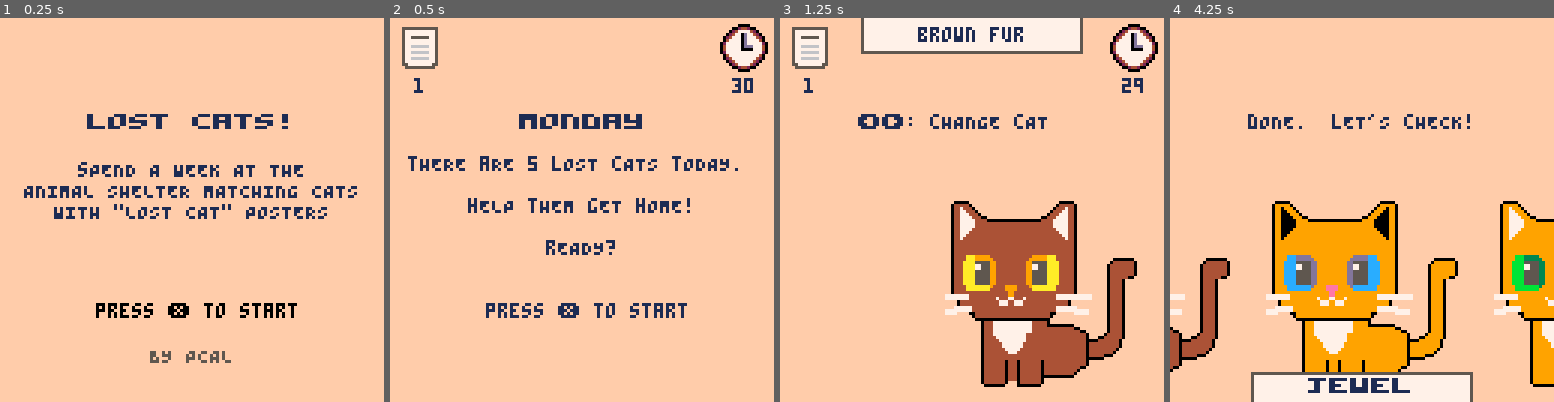
Above: before the commit, frames 1-4 (left to right).
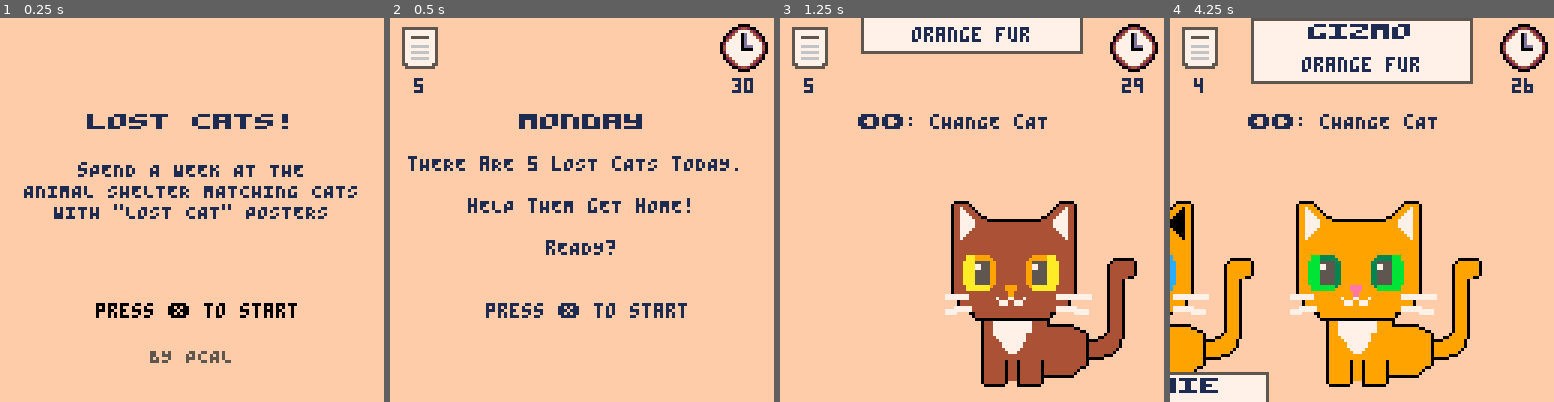
Above: after the commit, the same moments.

Repository: pcal43/pico8-papurrs-please
Game: PICO-8 cartridge pico8-home/carts/lost-cats.p8
The game is run twice, just before and just after one commit, with the same random seed, the same clock (stepped at 60 frames per second) and the same inputs.
Inputs:
- Up to frame 1 (0.25 s): no input
- Up to frame 2 (0.5 s): tap X (X key) at 0.33 s
- Up to frame 3 (1.25 s): tap O (Z key) at 0.7 s; tap X (X key) at 1.07 s
- Up to frame 4 (4.25 s): hold Right 1.6-2.1 s; tap O (Z key) every 0.4 s from 1.7 to 4.1 s; tap X (X key) at 1.85, 2.97, 4.08 s; hold Up 2.15-2.42 s; hold Right 2.47-3.03 s; hold Left 3.08-3.58 s; hold Down 3.63-3.97 s; hold Right from 4.02 s (still down)

Frame 1 is identical in both runs. In frame 2, less than 0.1% of the frame differs, in the area x 6-9%, y 15-19%; in frame 3, 0.5%; in frame 4, 42%, in the area x 0-100%, y 0-100%.

Commit message:
checkpoint

Diff:
--- a/pico8-home/carts/src/GameScreen.lua
+++ b/pico8-home/carts/src/GameScreen.lua
@@ -113,7 +113,7 @@
 
     function self.startDay()
         local weekday = WEEKDAYS[self.weekdayNumber]
-        self.posters, self.catList = generatePostersAndCats(weekday.posters, weekday.minTraits, weekday.maxTraits, weekday.traits)
+        self.posters, self.catList = generatePostersAndCats(weekday.cats, weekday.posters, weekday.minTraits, weekday.maxTraits, weekday.traits)
         self.scrollPos = 0
         self.targetPos = 1
         self.secondsRemaining = weekday.time
@@ -378,19 +378,24 @@
 -- If the 1:1 matching constraint cannot be maintained, and error should be printed
 -- and the 'count' reduced to the point where the constraints can be satisfied.
 
-function generatePostersAndCats(count, minTraits, maxTraits, posterTraitKeys)
-    printh("generatePosters x "..tostr(count).." traits "..tostr(minTraits).."-"..tostr(maxTraits))
+function generatePostersAndCats(catCount, posterCount, minTraits, maxTraits, posterTraitKeys)
+    if catCount < posterCount then
+        printh("error: catCount ("..catCount..") < posterCount ("..posterCount..")")
+        return {}, {}
+    end
+
+    printh("generatePosters: "..posterCount.." posters for "..catCount.." cats, traits "..minTraits.."-"..maxTraits)
 
     local posters = {}
     local cats = {}
-    local name_indeces = pickUniqueIntegers(count, 1, CAT_NAME_COUNT)
+    local name_indeces = pickUniqueIntegers(catCount, 1, CAT_NAME_COUNT)
 
     -- Step 1: Generate unique cats with random trait combinations
     local usedCatCombos = {}
     local attempts = 0
-    local maxAttempts = count * 50
-
-    while #cats < count and attempts < maxAttempts do
+    local maxAttempts = catCount * 50
+
+    while #cats < catCount and attempts < maxAttempts do
         attempts += 1
 
         local catTraits = {}
@@ -409,15 +414,20 @@
         end
     end
 
-    if #cats < count then
-        printh("warning: only generated "..#cats.." unique cats (requested "..count..")")
-        count = #cats
-    end
-
-    -- Step 2: For each cat, create a poster that matches only that cat
+    if #cats < catCount then
+        printh("warning: only generated "..#cats.." unique cats (requested "..catCount..")")
+        catCount = #cats
+        if posterCount > catCount then
+            posterCount = catCount
+        end
+    end
+
+    -- Step 2: Create posters for posterCount randomly selected cats
     local usedPosterCombos = {}
-
-    for catIndex = 1, #cats do
+    local catsForPosters = pickUniqueIntegers(posterCount, 1, catCount)
+
+    for i = 1, posterCount do
+        local catIndex = catsForPosters[i]
         local cat = cats[catIndex]
         local foundValidPoster = false
         local posterAttempts = 0
@@ -475,7 +485,8 @@
                 if not matchesOtherCat then
                     usedPosterCombos[posterComboKey] = true
                     local name = requireNonNil(get_cat_name(name_indeces[catIndex]), "nil cat name")
-                    add(posters, Poster.new(name, name_indeces[catIndex] < CAT_NAME_FIRST_MALE, posterTraits))
+                    local poster = Poster.new(name, name_indeces[catIndex] < CAT_NAME_FIRST_MALE, posterTraits)
+                    add(posters, poster)
                     foundValidPoster = true
                 end
             end
@@ -483,6 +494,19 @@
 
         if not foundValidPoster then
             printh("error: couldn't create valid poster for cat "..catIndex)
+            -- Still add a poster to maintain array structure, even if suboptimal
+            local name = requireNonNil(get_cat_name(name_indeces[catIndex]), "nil cat name")
+            local posterTraits = {}
+            -- Use first minTraits traits from the cat
+            local traitIdx = 0
+            for _, traitKey in pairs(posterTraitKeys) do
+                if traitIdx < minTraits then
+                    posterTraits[traitKey] = cat.traits[traitKey]
+                    traitIdx += 1
+                end
+            end
+            local poster = Poster.new(name, name_indeces[catIndex] < CAT_NAME_FIRST_MALE, posterTraits)
+            add(posters, poster)
         end
     end
 
